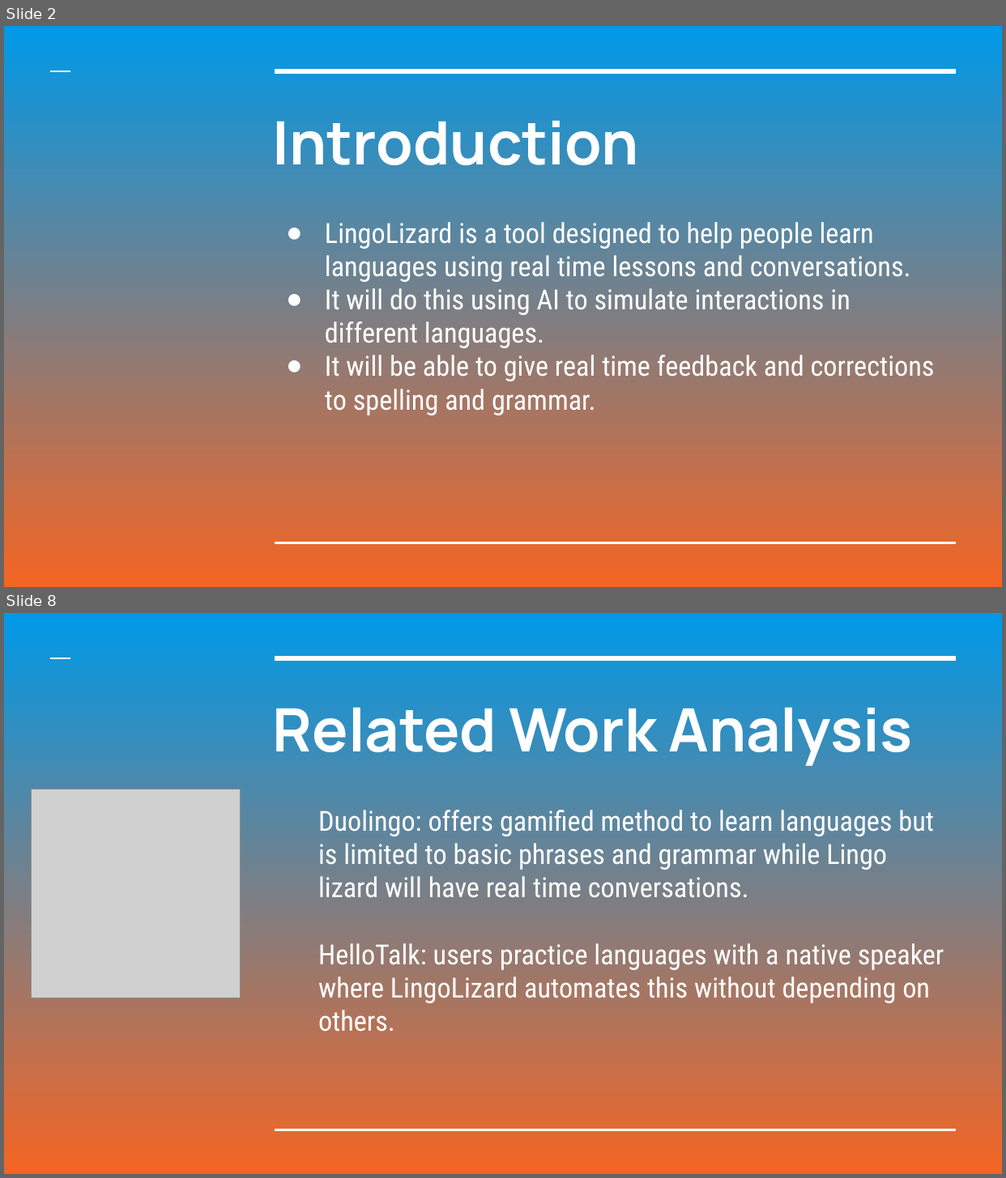
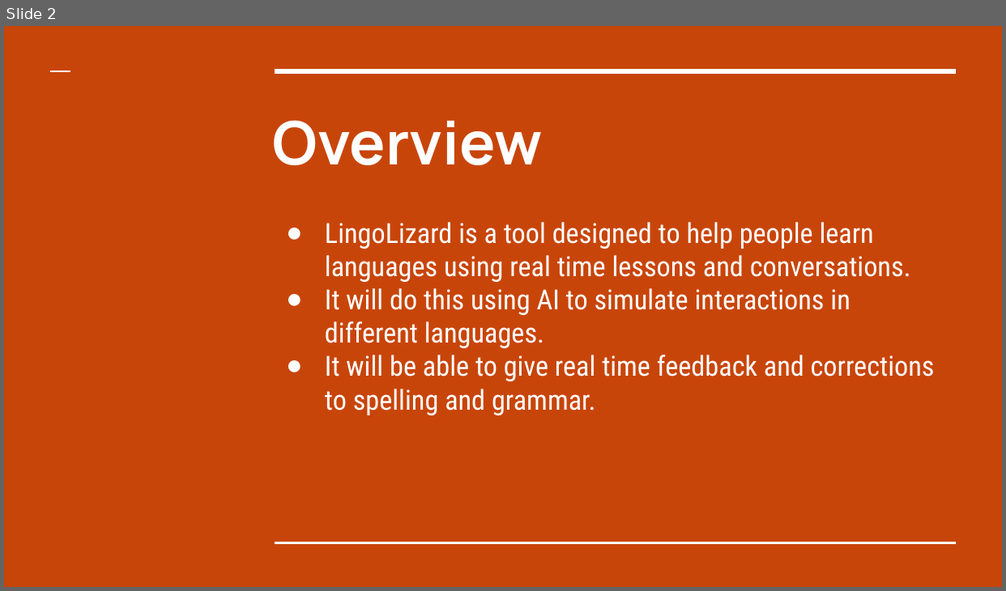
Before and after one commit to mjc136/4thYearProject, a slide deck: docs/LingoLizard.pptx. Shown one above the other, each under a label of ours: slides 2 and 8 before the commit, slide 2 after it; the slides between them are not shown. The pictures are 1006x1178 and 1006x591 pixels, drawn with LibreOffice and Linux fonts; fonts in the diff are those of the drawing; grey boxes stand for pictures. Boxes give left, top, right and bottom in pixels: in the first picture for what was removed or moved away, otherwise in the second. Text is boxed around its words. In the diff, an @@ line names an element or a change of style, - is before the commit and + after.

```diff
--- a/docs/LingoLizard.pptx
+++ b/docs/LingoLizard.pptx
@@ slide 8 removed at [4,613,1002,1174], background gradient #0099E8 to #F46524; not listed: 3 template elements that a slide beside it also shows @@
@@ title removed at [273,707,913,766] @@
-Related Work Analysis
@@ picture removed at [31,790,240,999] @@
@@ subtitle removed at [318,810,944,1032] @@
-Duolingo: offers gamified method to learn languages but is limited to basic phrases and grammar while Lingo lizard will have real time conversations.
-HelloTalk: users practice languages with a native speaker where LingoLizard automates this without depending on others.
@@ slide 2 changed as well @@
@@ background gradient #0099E8 to #F46524 to #C8450A @@
@@ title at [273,120,543,165]: text changed @@
-Introduction
+Overview
```
Also in this commit, not shown: 4 other slides changed, 3 slides added, 7 other slides removed, 1 other file.
